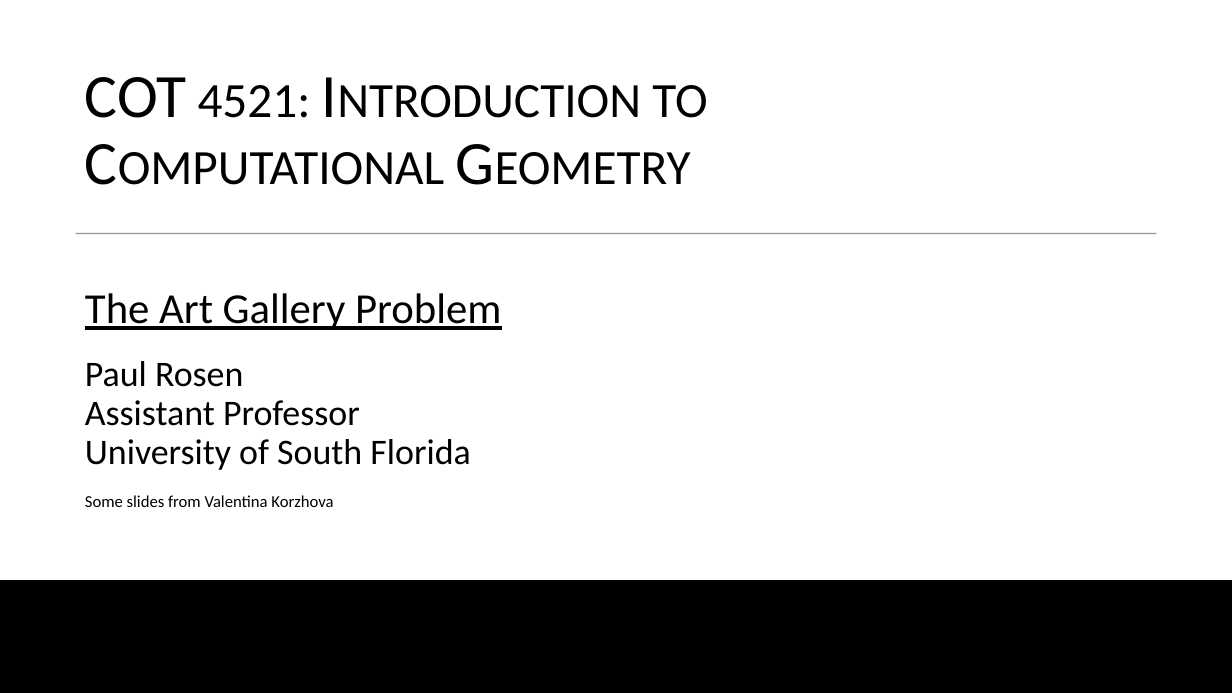
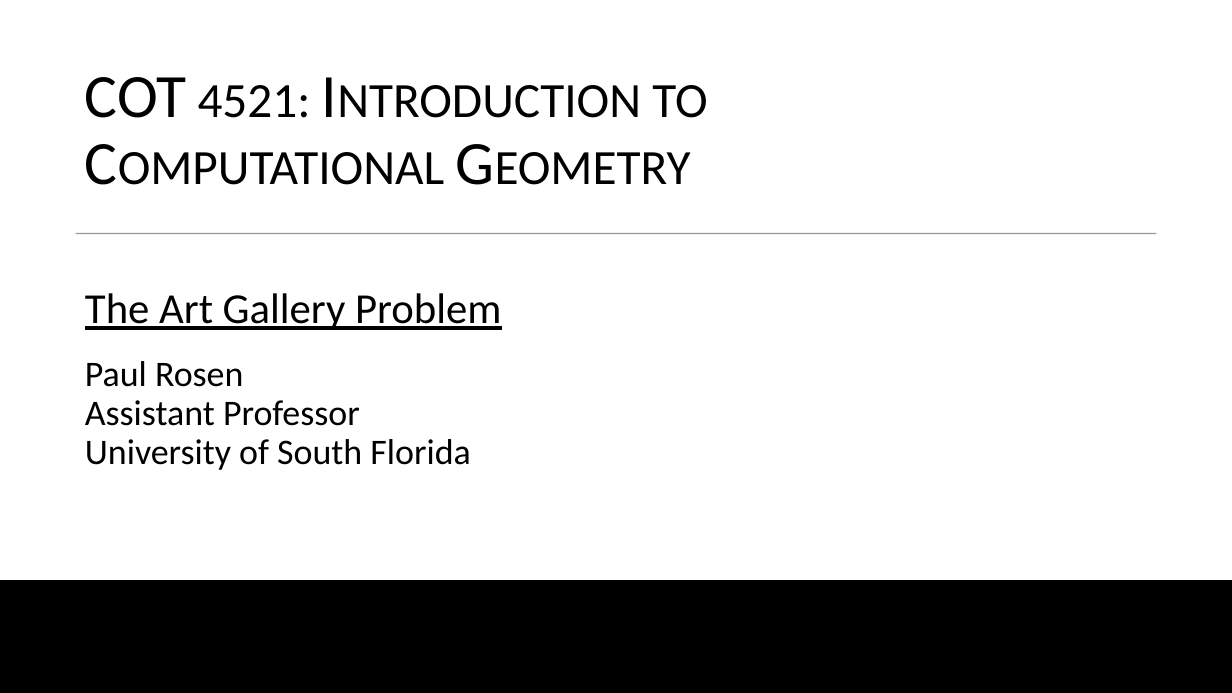
Before and after one commit to USFDataVisualization/Computational-Geometry-Lecture, a slide deck: slide 1 of M09-art_gallery_problem.pptx. Drawn at 1232x693 pixels with LibreOffice and Linux fonts; fonts in the diff are those of the drawing; background and template pictures are left out. Boxes give left, top, right and bottom in pixels: in the first picture for what was removed or moved away, otherwise in the second. Text is boxed around its words. In the diff, an @@ line names an element or a change of style, - is before the commit and + after.

```diff
--- a/M09-art_gallery_problem.pptx
+++ b/M09-art_gallery_problem.pptx
@@ text removed at (x1=85, y1=495, x2=333, y2=507) @@
-Some slides from Valentina Korzhova
```
Also in this commit, not shown: 4 other slides changed, 10 slides removed, 33 other files.
